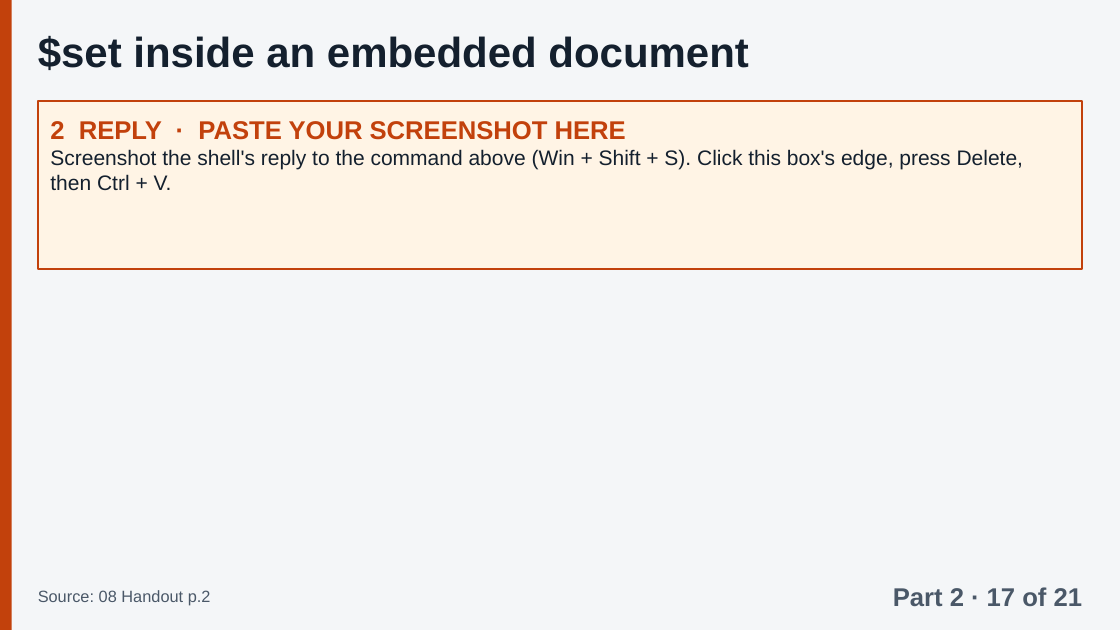
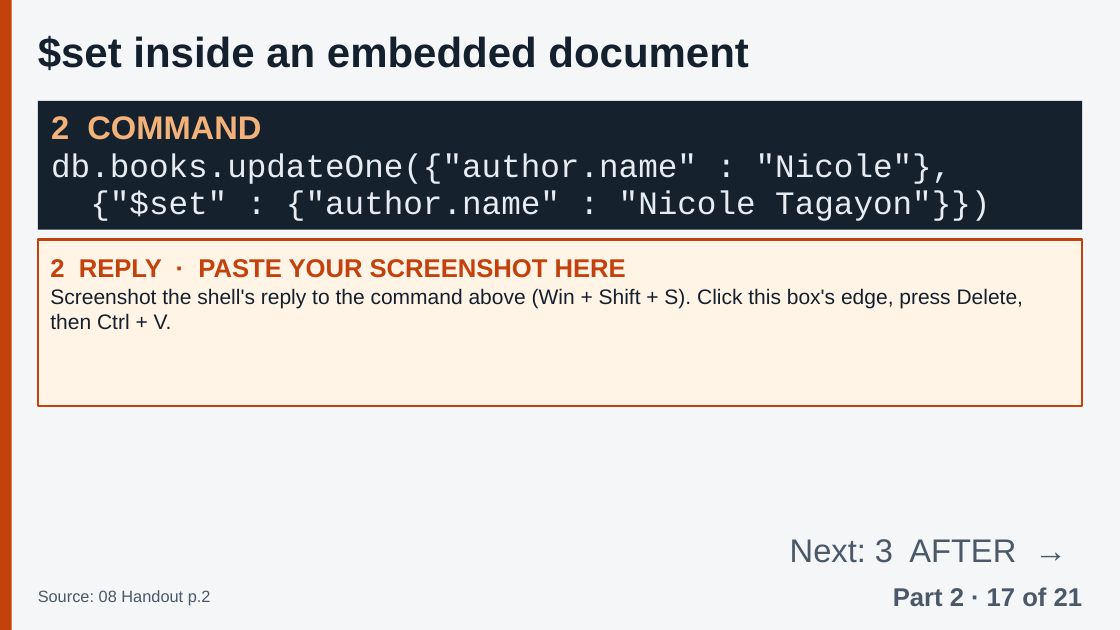
Before and after one commit to Tiredicey/ADBS, a slide deck: slide 36 of 02_GROUP_DECK/ADBS_GROUP_DECK.pptx. Drawn at 1120x630 pixels with LibreOffice and Linux fonts; fonts in the diff are those of the drawing. Boxes give left, top, right and bottom in pixels: in the first picture for what was removed or moved away, otherwise in the second. Text is boxed around its words. In the diff, an @@ line names an element or a change of style, - is before the commit and + after.

Commit message:
Exact 32 pt line pitch (no overflow in any app), balanced slide splits, 'Next' cue, tables fill the space

```diff
--- a/02_GROUP_DECK/ADBS_GROUP_DECK.pptx
+++ b/02_GROUP_DECK/ADBS_GROUP_DECK.pptx
@@ rectangle added at [38,101,1082,229], fill #16212E @@
@@ text added at [51,116,990,221], 28 pt, text #E6ECF2 @@
+2 COMMAND
+db.books.updateOne({"author.name" : "Nicole"},
+{"$set" : {"author.name" : "Nicole Tagayon"}})
@@ rectangle "2 REPLY · PASTE YOUR ...": place and size @@
-rectangle "2 REPLY · PASTE YOUR ..." at [38,101,1082,269]
+rectangle "2 REPLY · PASTE YOUR ..." at [38,239,1082,406]
@@ text added at [790,539,1016,563], 28 pt, text #4A5868 @@
+Next: 3 AFTER →
```
Also in this commit, not shown: 51 other slides changed, 2 other files.
